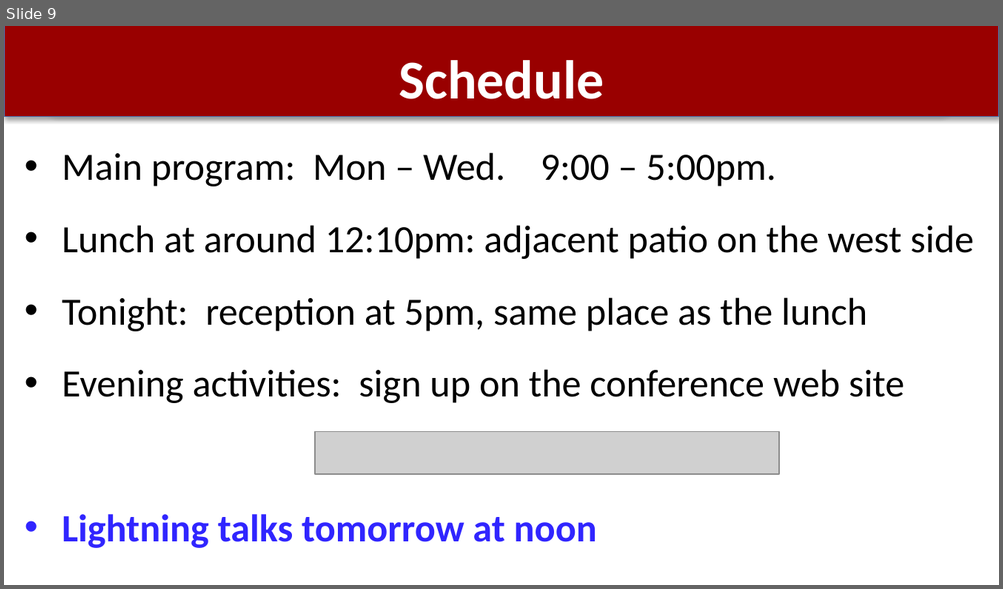
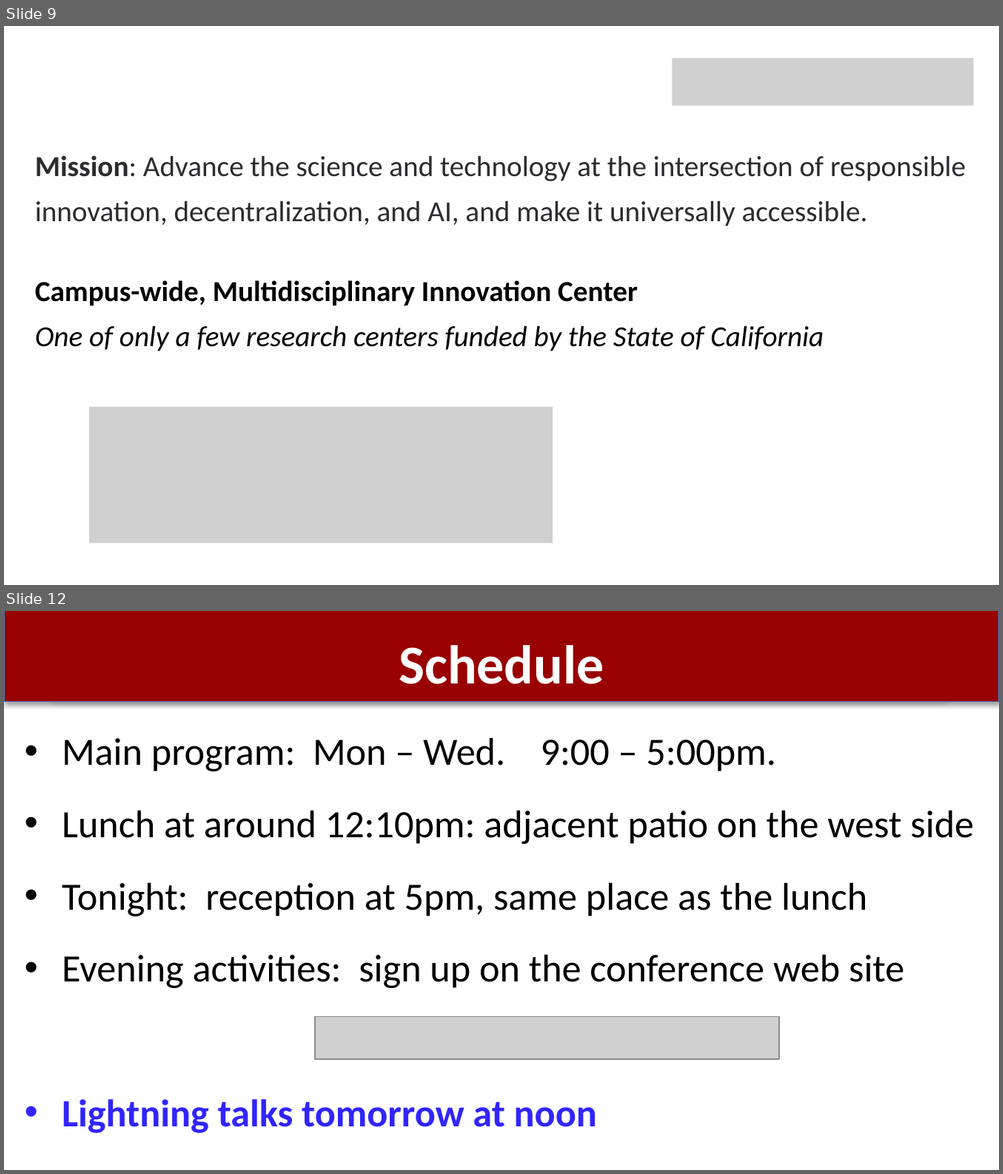
Before and after one commit to dabo/sbc-conference, a slide deck: welcome-2025.pptx. Shown one above the other, each under a label of ours: slide 9 before the commit, slides 9 and 12 after it; the slides between them are not shown. The pictures are 1003x589 and 1003x1174 pixels, drawn with LibreOffice and Linux fonts; fonts in the diff are those of the drawing; grey boxes stand for pictures. Boxes give left, top, right and bottom in pixels: in the first picture for what was removed or moved away, otherwise in the second. Text is boxed around its words. In the diff, an @@ line names an element or a change of style, - is before the commit and + after.

```diff
--- a/welcome-2025.pptx
+++ b/welcome-2025.pptx
@@ slide 9 added at (4, 26, 999, 585), background #FFFFFF @@
@@ picture added at (672, 58, 973, 106) @@
@@ text added at (35, 156, 965, 352), 21 pt, text #2B2C30 @@
+Mission: Advance the science and technology at the intersection of responsible innovation, decentralization, and AI, and make it universally accessible.
+Campus-wide, Multidisciplinary Innovation Center
+One of only a few research centers funded by the State of California
@@ picture added at (90, 407, 553, 543) @@
@@ what was slide 9 is now slide 12 @@
```
Also in this commit, not shown: 1 slide changed, 2 other slides added, 1 other file.
